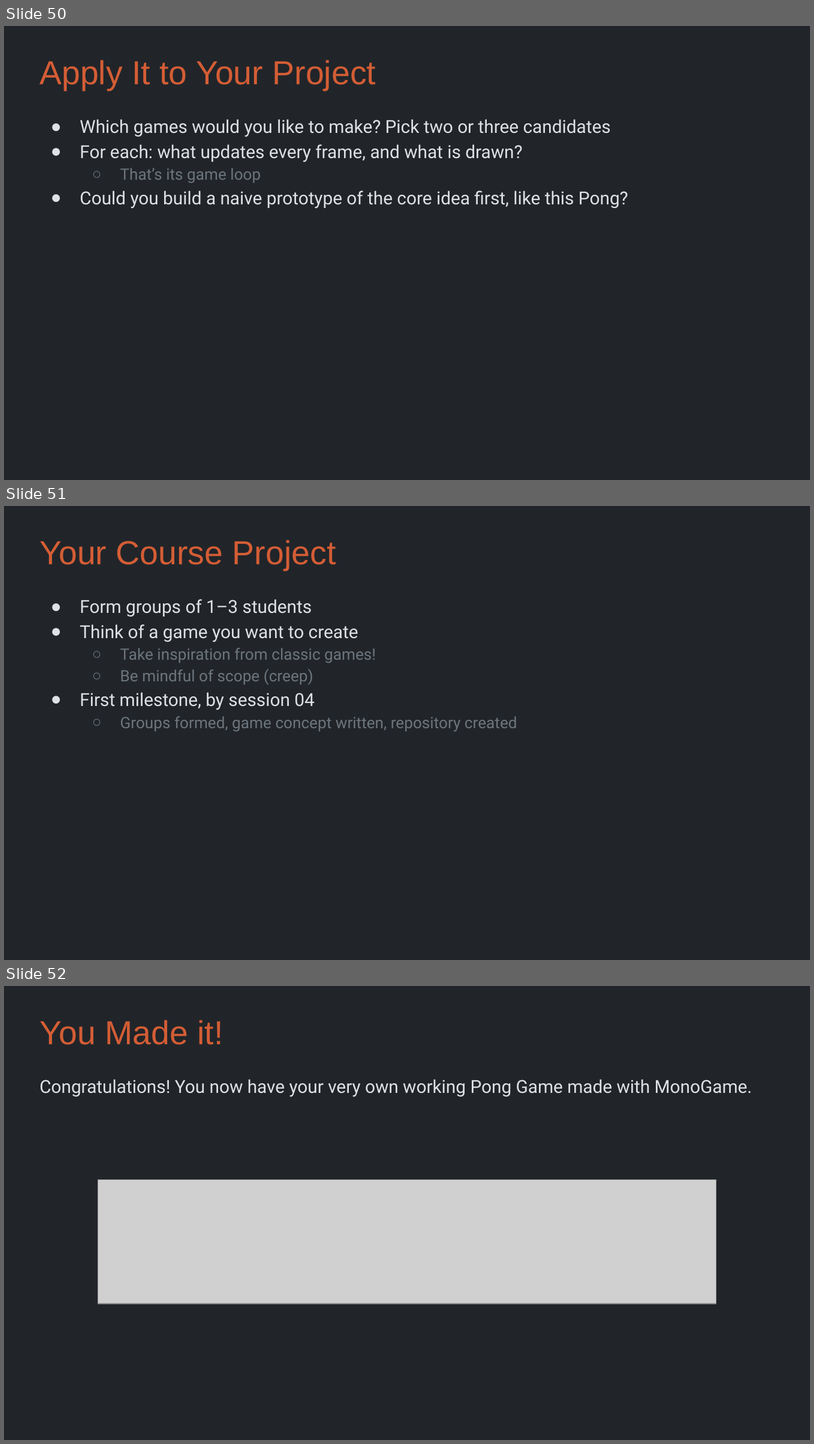
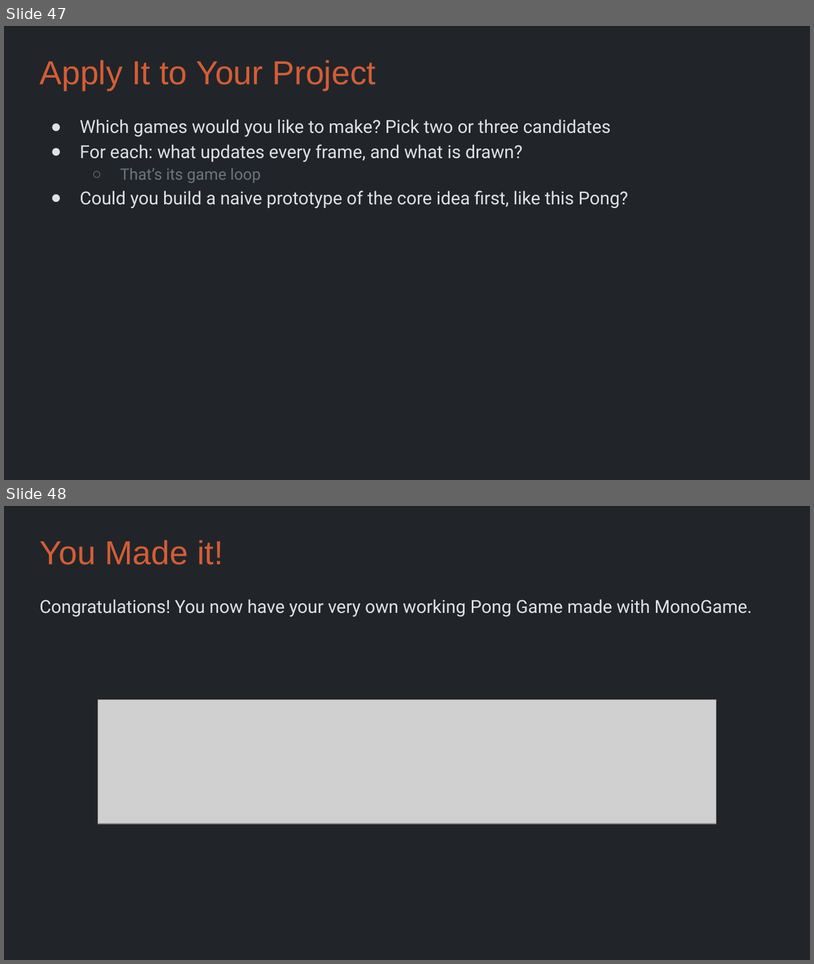
Before and after one commit to Metamate/gar, a slide deck: slides/01 Pong.pptx. Shown one above the other, each under a label of ours: slides 50, 51 and 52 before the commit, slides 47 and 48 after it. The pictures are 814x1444 and 814x964 pixels, drawn with LibreOffice and Linux fonts; fonts in the diff are those of the drawing; grey boxes stand for pictures. Boxes give left, top, right and bottom in pixels: in the first picture for what was removed or moved away, otherwise in the second. Text is boxed around its words. In the diff, an @@ line names an element or a change of style, - is before the commit and + after.

```diff
--- a/slides/01 Pong.pptx
+++ b/slides/01 Pong.pptx
@@ slide 51 removed at box(4, 506, 810, 960), background #212529 @@
@@ title removed at box(39, 540, 336, 570) @@
-Your Course Project
@@ text removed at box(80, 599, 518, 732) @@
-● Form groups of 1–3 students
-● Think of a game you want to create
-  ○ Take inspiration from classic games!
-  ○ Be mindful of scope (creep)
-● First milestone, by session 04
-  ○ Groups formed, game concept written, repository created
@@ what was slide 50 is now slide 47 @@
@@ what was slide 52 is now slide 48 @@
```
Also in this commit, not shown: 3 other slides removed, 12 other files.
